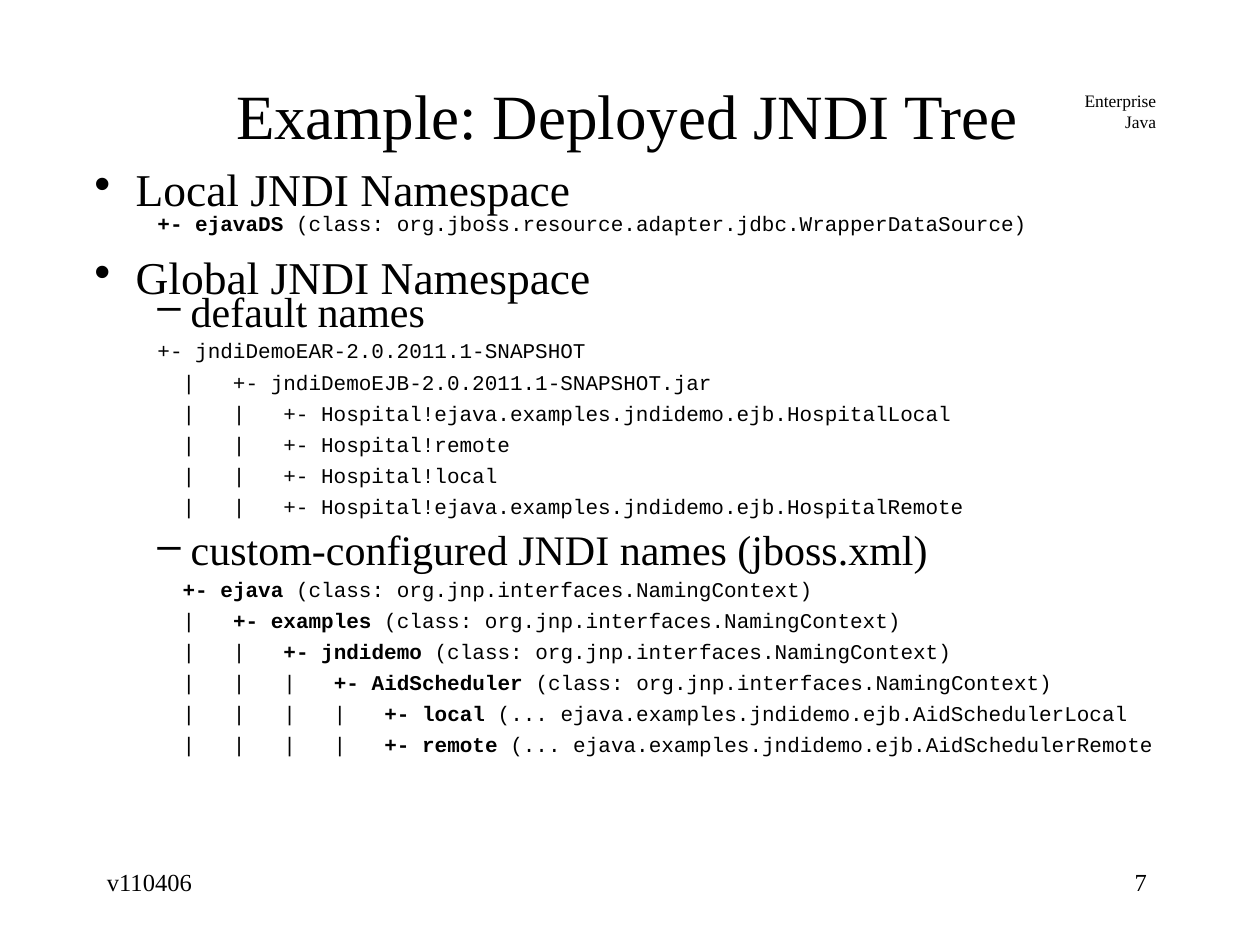
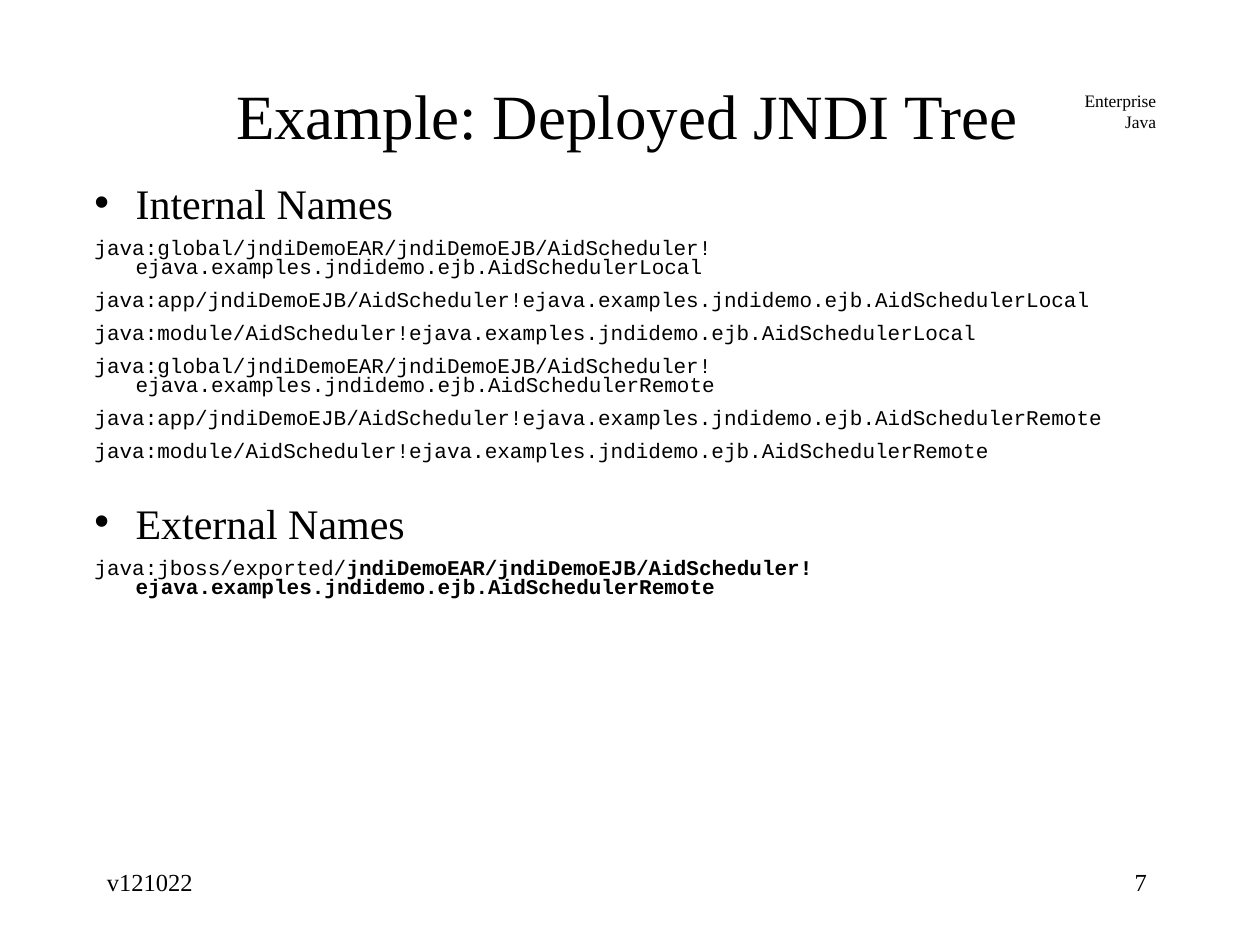
Before and after one commit to jcstaff/ejava-javaee, a slide deck: slide 7 of jndiDemo/src/site/resources/lectures/jndiENC.ppt. Drawn at 1260x945 pixels with LibreOffice and Linux fonts; fonts in the diff are those of the drawing. Boxes give left, top, right and bottom in pixels: in the first picture for what was removed or moved away, otherwise in the second. Text is boxed around its words. In the diff, an @@ line names an element or a change of style, - is before the commit and + after.

```diff
--- a/jndiDemo/src/site/resources/lectures/jndiENC.ppt
+++ b/jndiDemo/src/site/resources/lectures/jndiENC.ppt
@@ text at box(94, 190, 1101, 599): text changed @@
-• Local JNDI Namespace
-  +- ejavaDS (class: org.jboss.resource.adapter.jdbc.WrapperDataSource)
-• Global JNDI Namespace
-  – default names
-  +- jndiDemoEAR-2.0.2011.1-SNAPSHOT
-  | +- jndiDemoEJB-2.0.2011.1-SNAPSHOT.jar
-  | | +- Hospital!ejava.examples.jndidemo.ejb.HospitalLocal
-  | | +- Hospital!remote
-  | | +- Hospital!local
-  | | +- Hospital!ejava.examples.jndidemo.ejb.HospitalRemote
-  – custom-configured JNDI names (jboss.xml)
-  +- ejava (class: org.jnp.interfaces.NamingContext)
-  | +- examples (class: org.jnp.interfaces.NamingContext)
-  | | +- jndidemo (class: org.jnp.interfaces.NamingContext)
-  | | | +- AidScheduler (class: org.jnp.interfaces.NamingContext)
-  | | | | +- local (... ejava.examples.jndidemo.ejb.AidSchedulerLocal
-  | | | | +- remote (... ejava.examples.jndidemo.ejb.AidSchedulerRemote
+• Internal Names
+java:global/jndiDemoEAR/jndiDemoEJB/AidScheduler!ejava.examples.jndidemo.ejb.AidSchedulerLocal
+java:app/jndiDemoEJB/AidScheduler!ejava.examples.jndidemo.ejb.AidSchedulerLocal
+java:module/AidScheduler!ejava.examples.jndidemo.ejb.AidSchedulerLocal
+java:global/jndiDemoEAR/jndiDemoEJB/AidScheduler!ejava.examples.jndidemo.ejb.AidSchedulerRemote
+java:app/jndiDemoEJB/AidScheduler!ejava.examples.jndidemo.ejb.AidSchedulerRemote
+java:module/AidScheduler!ejava.examples.jndidemo.ejb.AidSchedulerRemote
+• External Names
+java:jboss/exported/jndiDemoEAR/jndiDemoEJB/AidScheduler!ejava.examples.jndidemo.ejb.AidSchedulerRemote
@@ text at box(107, 874, 193, 892): text changed @@
-v110406
+v121022
```
Also in this commit, not shown: 23 other slides changed, 12 slides added, 1 slide removed.
